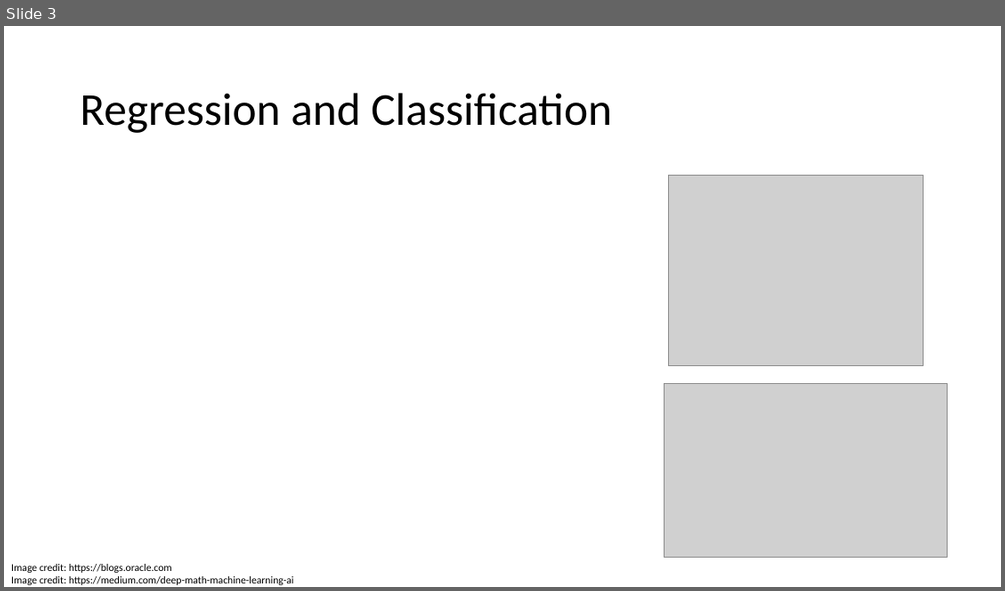
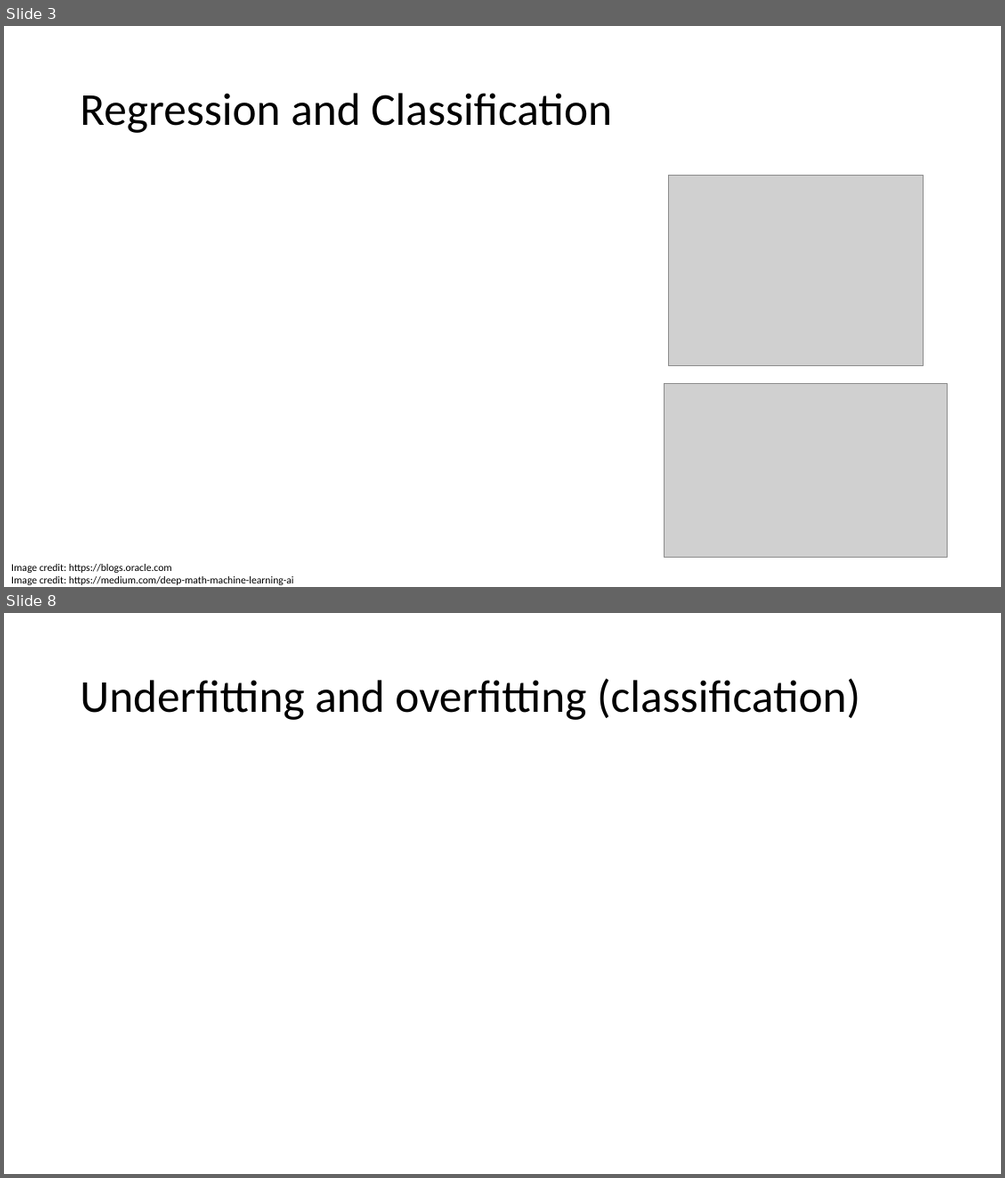
Before and after one commit to fborrasumh/intro, a slide deck: 3 - Model selection/Model selection.pptx. Shown one above the other, each under a label of ours: slide 3 before the commit, slides 3 and 8 after it; the slides between them are not shown. The pictures are 1005x591 and 1005x1178 pixels, drawn with LibreOffice and Linux fonts; fonts in the diff are those of the drawing; grey boxes stand for pictures. Boxes give left, top, right and bottom in pixels: in the first picture for what was removed or moved away, otherwise in the second. Text is boxed around its words. In the diff, an @@ line names an element or a change of style, - is before the commit and + after.

```diff
--- a/3 - Model selection/Model selection.pptx
+++ b/3 - Model selection/Model selection.pptx
@@ slide 8 added at box(4, 613, 1001, 1174), background #FFFFFF @@
@@ title added at box(80, 678, 860, 720), 44 pt, text #000000 @@
+Underfitting and overfitting (classification)
```
Also in this commit, not shown: 1 slide changed, 17 other slides added, 8 slides removed.
